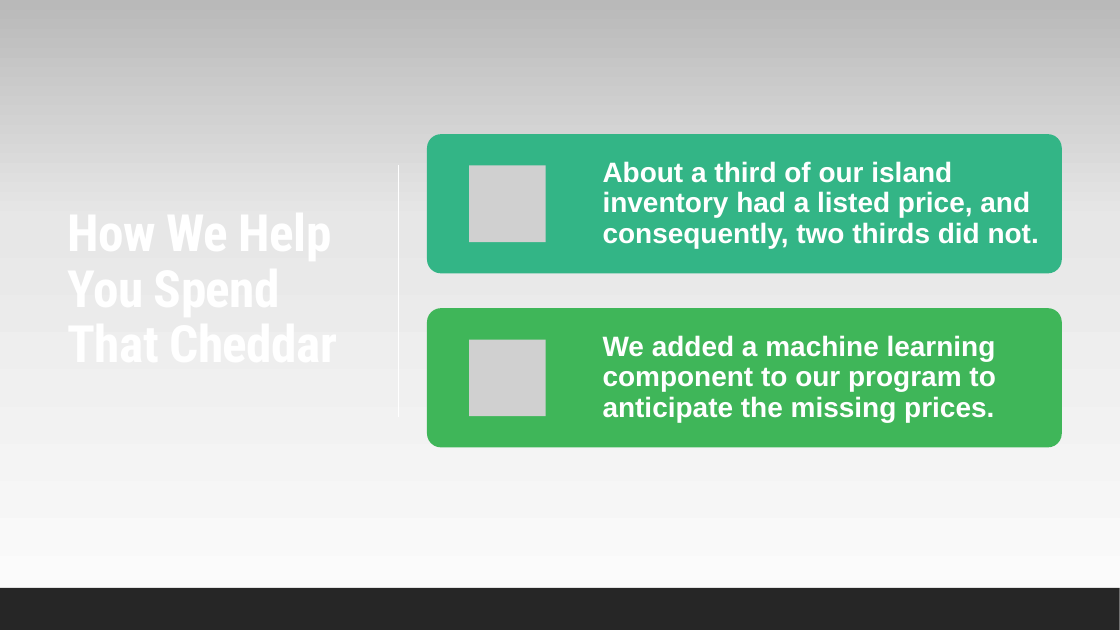
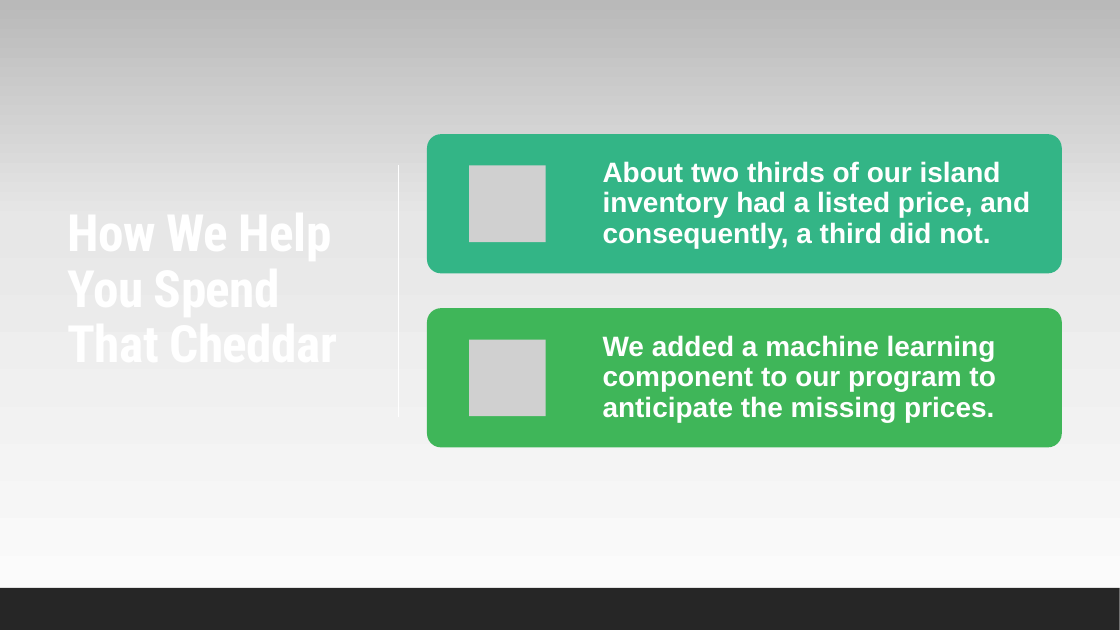
Before and after one commit to ajyoung21/mechanical_villain, a slide deck: slide 3 of machine_learning_powerpoint.pptx. Drawn at 1120x630 pixels with LibreOffice and Linux fonts; fonts in the diff are those of the drawing; grey boxes stand for pictures. Boxes give left, top, right and bottom in pixels: in the first picture for what was removed or moved away, otherwise in the second. Text is boxed around its words. In the diff, an @@ line names an element or a change of style, - is before the commit and + after.

Commit message:
final powerpoint

```diff
--- a/machine_learning_powerpoint.pptx
+++ b/machine_learning_powerpoint.pptx
@@ text at [603,161,1030,248]: text changed @@
-About a third of our island inventory had a listed price, and consequently, two thirds did not.
+About two thirds of our island inventory had a listed price, and consequently, a third did not.
```
Also in this commit, not shown: 1 other slide changed, 1 slide removed.
